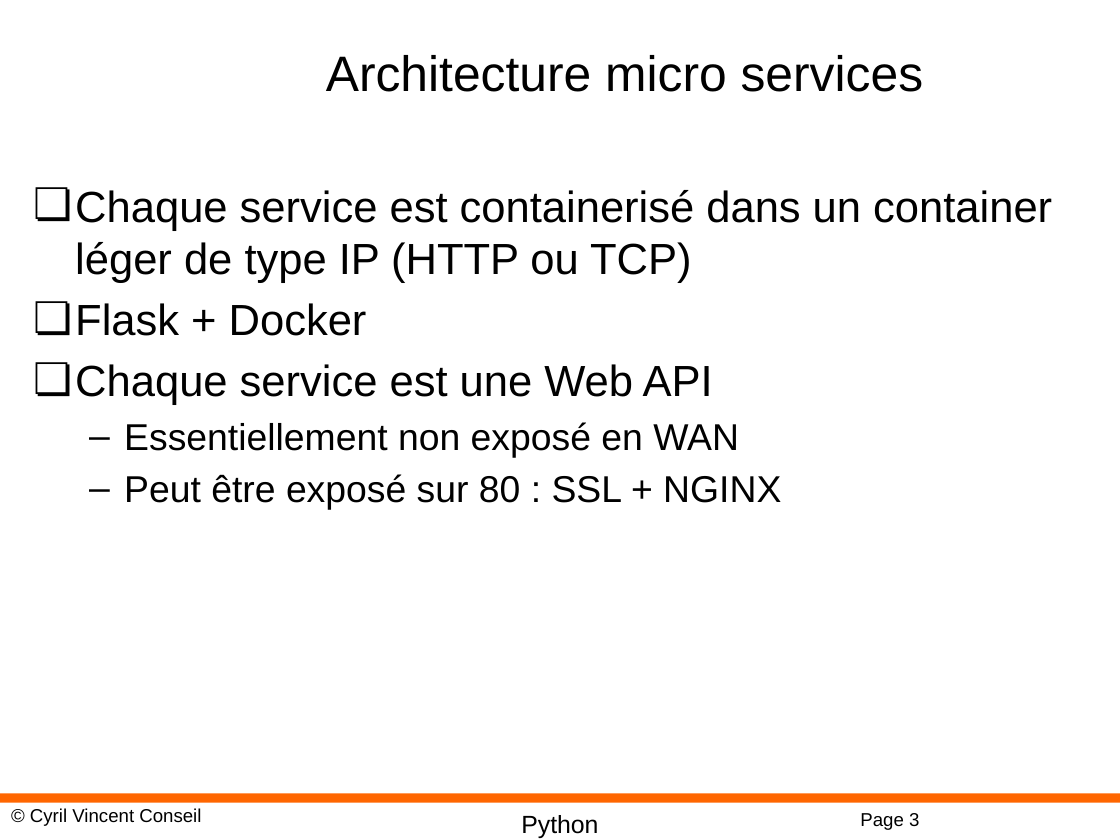
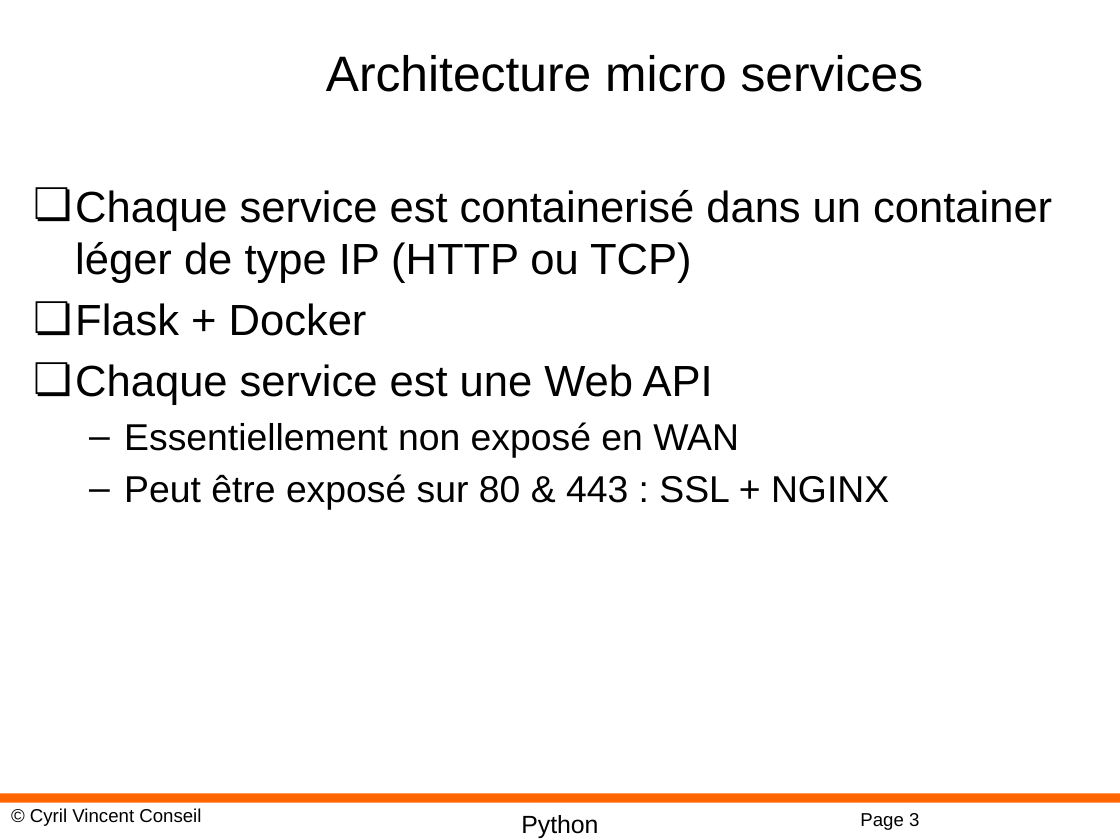
Before and after one commit to cyrilvincent/mlops, a slide deck: slide 3 of ppt/MLOps08-Flask.pptx. Drawn at 1120x840 pixels with LibreOffice and Linux fonts; fonts in the diff are those of the drawing; background and template pictures are left out. Boxes give left, top, right and bottom in pixels: in the first picture for what was removed or moved away, otherwise in the second. Text is boxed around its words. In the diff, an @@ line names an element or a change of style, - is before the commit and + after.

```diff
--- a/ppt/MLOps08-Flask.pptx
+++ b/ppt/MLOps08-Flask.pptx
@@ text at (124,474,889,510): text changed @@
-  – Peut être exposé sur 80 : SSL + NGINX
+  – Peut être exposé sur 80 & 443 : SSL + NGINX
```
Also in this commit, not shown: 28 other files.
